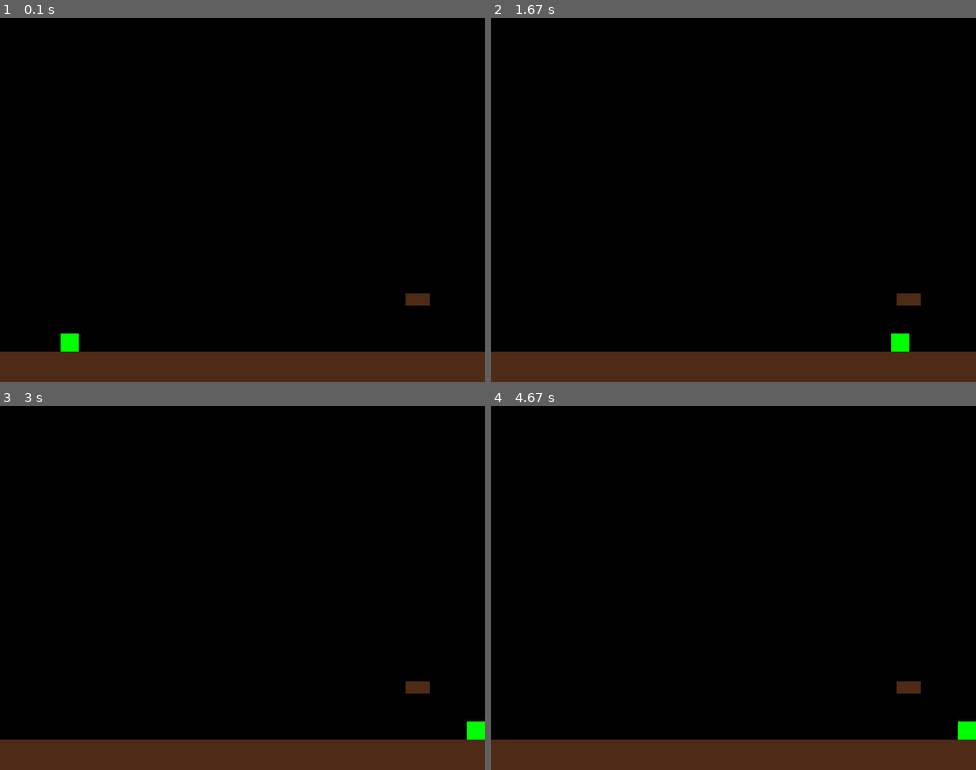
Above: before the commit, frames 1-4 (two rows, left to right).
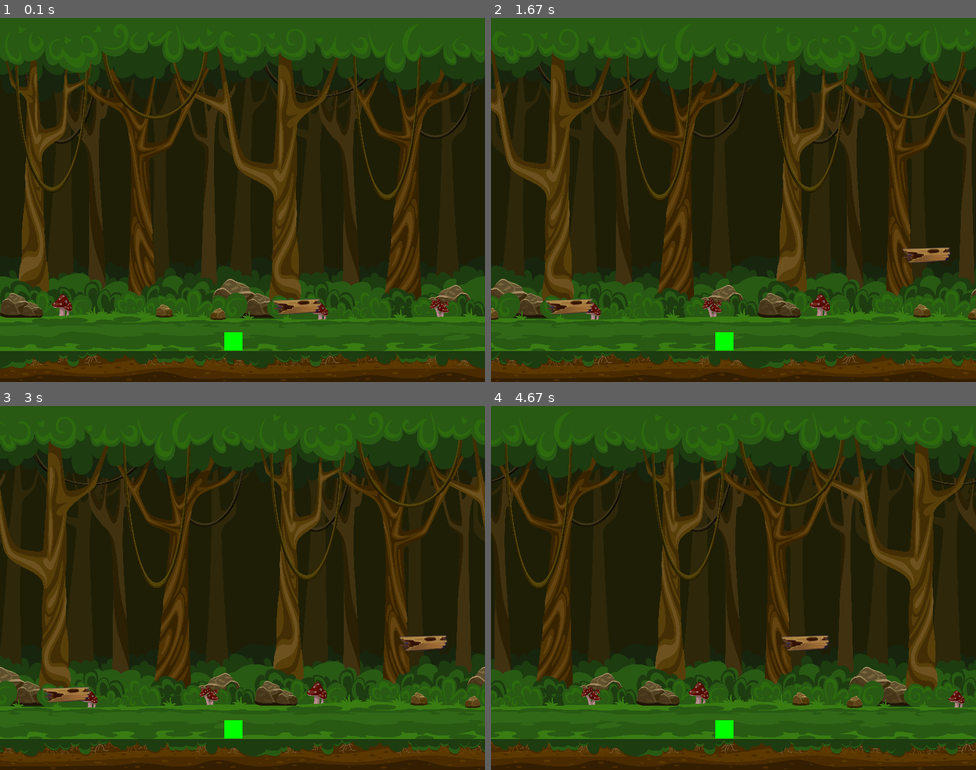
Above: after the commit, the same moments.

Repository: T6nisValk/first_pygame_project
Game: pygame game, started from app/main.py
The game is run twice, just before and just after one commit, with the same random seed, the same clock (stepped at 60 frames per second) and the same inputs.
Inputs:
- Up to frame 1 (0.1 s): no input
- Up to frame 2 (1.67 s): hold D 0.33-0.8 s; hold D 0.83-1.3 s; hold A from 1.33 s (still down)
- Up to frame 3 (3 s): release A at 1.87 s; hold A 1.9-2.3 s; hold D 2.33-2.97 s
- Up to frame 4 (4.67 s): hold A 3-3.47 s; hold D 3.5-3.97 s; hold D 4-4.47 s; hold A from 4.5 s (still down)

The runs differ from the first frame. In frame 1, 96% of the frame differs, in the area x 0-100%, y 0-100%; in frame 2, 96%; in frame 3, 96%; in frame 4, 96%.

Commit message:
testing platform random placement, added background scrolling

Diff:
--- a/app/main.py
+++ b/app/main.py
@@ -17,27 +17,22 @@
         self.DARK_BROWN = (77, 43, 22)
         self.CLOCK = pygame.time.Clock()
         self.FPS = 60
-
-        # Ground Settings
-        self.ground_height = 50
-        self.ground = pygame.Rect(
-            0, self.WINDOW_DIM[1] - self.ground_height, self.WINDOW_DIM[0], self.ground_height
-        )
+        self.bg = pygame.image.load("assets/images/background.jpg")
+        self.bg = pygame.transform.scale(self.bg, (800, 600))
+        self.tiles = 3  # Number of tiles to draw
+        self.scroll = 0
 
         # Platforms
-        self.platform_height = 20
-        self.platform_width = 40
-        self.platform = pygame.Rect(
-            random.randint(20, 780),
-            random.randint(20, 500),
-            self.platform_width,
-            self.platform_height,
-        )
+        self.platform = pygame.image.load("assets/images/platform.jpg")
+        self.platform_width = self.platform.get_width()
+        self.platform_height = self.platform.get_height()
+
+        self.ground_height = 52
 
         # Square (Player) Settings
         self.square_size = 30
         self.square = pygame.Rect(
-            100,
+            self.WINDOW_DIM[0] / 2 - self.square_size,
             self.WINDOW_DIM[1] - self.ground_height - self.square_size,
             self.square_size,
             self.square_size,
@@ -50,12 +45,33 @@
         self.velocity_y = 0  # Vertical velocity
         self.is_jumping = False
 
+        # Generate random positions for each tile's platform
+        self.platform_positions = self.generate_platform_positions()
+
+    def generate_platform_positions(self):
+        """Generates random x and y positions for each tile's platform."""
+        positions = []
+        for _ in range(self.tiles):
+            # Random x position within the tile (bg width)
+            platform_x = random.randint(0, self.WINDOW_DIM[0] - self.platform_width)
+            # Random y position but ensuring it's above the ground level
+            platform_y = random.randint(
+                200, self.WINDOW_DIM[1] - self.ground_height - self.platform_height
+            )
+            positions.append((platform_x, platform_y))
+        return positions
+
     def main_loop(self):
         while True:
             self.handle_events()  # Handle input events
             self.move_player()  # Update player movement
             self.apply_gravity()  # Apply gravity effects
             self.draw_window()  # Redraw window and objects
+
+            if self.scroll < -self.WINDOW_DIM[0]:
+                self.scroll = 0
+            if self.scroll > self.WINDOW_DIM[0]:
+                self.scroll = 0
 
     def handle_events(self):
         # Event Handling (quit)
@@ -68,11 +84,10 @@
         keys = pygame.key.get_pressed()
 
         # Horizontal movement (A = left, D = right)
-        if keys[pygame.K_a] and self.square.x > 0 and self.square.colliderect(self.platform):
-            self.square.x -= self.move_speed
-        if keys[pygame.K_d] and self.square.x < self.WINDOW_DIM[0] - self.square_size:
-            self.square.x += self.move_speed
-
+        if keys[pygame.K_a]:
+            self.scroll += self.move_speed
+        if keys[pygame.K_d]:
+            self.scroll -= self.move_speed
         # Jumping logic (SPACE= jump)
         if keys[pygame.K_SPACE] and not self.is_jumping:
             self.is_jumping = True
@@ -94,10 +109,22 @@
 
     def draw_window(self):
         # Clear the screen and draw everything again
-        self.WINDOW.fill(self.BLACK)
-        pygame.draw.rect(self.WINDOW, self.DARK_BROWN, self.ground)  # Draw the ground
-        pygame.draw.rect(self.WINDOW, self.DARK_BROWN, self.platform)
-        pygame.draw.rect(self.WINDOW, self.GREEN, self.square)  # Draw the square (player)
+        for i in range(-1, self.tiles):
+            # Blit the background
+            self.WINDOW.blit(self.bg, (i * self.bg.get_width() + self.scroll, 0))
+
+            # Blit the platform at the random position for the current tile
+            platform_x, platform_y = self.platform_positions[i]
+            self.WINDOW.blit(
+                self.platform,
+                (
+                    (i * self.bg.get_width()) + platform_x + self.scroll,
+                    platform_y,
+                ),
+            )
+
+        # Draw the square (player)
+        pygame.draw.rect(self.WINDOW, self.GREEN, self.square)
 
         # Update display
         pygame.display.update()
--- /dev/null
+++ b/test.py
@@ -0,0 +1,74 @@
+import pygame
+
+# Initialize Pygame
+pygame.init()
+
+# Set up the display
+screen_width, screen_height = 800, 600
+screen = pygame.display.set_mode((screen_width, screen_height))
+pygame.display.set_caption("Scrolling Background Example")
+
+# Load the background image
+background_image = pygame.image.load("assets/images/background.jpg")
+bg_width, bg_height = background_image.get_size()
+
+# Optionally scale the image if you want to tile or scale it
+# background_image = pygame.transform.scale(background_image, (bg_width * 2, bg_height * 2))
+
+# Player properties
+player_width, player_height = 50, 50
+player_color = (0, 255, 0)  # Green
+player_pos = [screen_width // 2, screen_height // 2]  # Player stays centered on screen
+player_speed = 5
+
+# Player's position in the world (game world coordinates)
+player_world_x = bg_width // 2
+player_world_y = bg_height // 2
+
+# Main loop
+running = True
+while running:
+    # Handle events
+    for event in pygame.event.get():
+        if event.type == pygame.QUIT:
+            running = False
+
+    # Handle player movement in the world
+    keys = pygame.key.get_pressed()
+    if keys[pygame.K_LEFT]:
+        player_world_x -= player_speed
+    if keys[pygame.K_RIGHT]:
+        player_world_x += player_speed
+    if keys[pygame.K_UP]:
+        player_world_y -= player_speed
+    if keys[pygame.K_DOWN]:
+        player_world_y += player_speed
+
+    # Calculate the offset for the background based on the player's world position
+    # We want the player to stay centered, so the background moves inversely to the player's world position
+    offset_x = player_world_x - screen_width // 2
+    offset_y = player_world_y - screen_height // 2
+
+    # Clear the screen
+    screen.fill((0, 0, 0))
+
+    # Draw the background at the calculated offset (scrolling effect)
+    screen.blit(background_image, (-offset_x, -offset_y))
+
+    # Draw the player at the center of the screen (player does not move on the screen)
+    player_rect = pygame.Rect(
+        player_pos[0] - player_width // 2,
+        player_pos[1] - player_height // 2,
+        player_width,
+        player_height,
+    )
+    pygame.draw.rect(screen, player_color, player_rect)
+
+    # Update the display
+    pygame.display.flip()
+
+    # Cap the frame rate
+    pygame.time.Clock().tick(60)
+
+# Quit Pygame
+pygame.quit()
Binary file added: assets/images/background.jpg
Binary file removed: assets/images/bottom_left_corner.png
Binary file removed: assets/images/bottom_right_corner.png
Binary file added: assets/images/d.jpg
Binary file added: assets/images/platform.jpg
Binary file removed: assets/images/snake_body.png
Binary file removed: assets/images/snake_head.png
Binary file removed: assets/images/snake_tail.png
Binary file removed: assets/images/top_left_corner.png
Binary file removed: assets/images/top_right_corner.png
